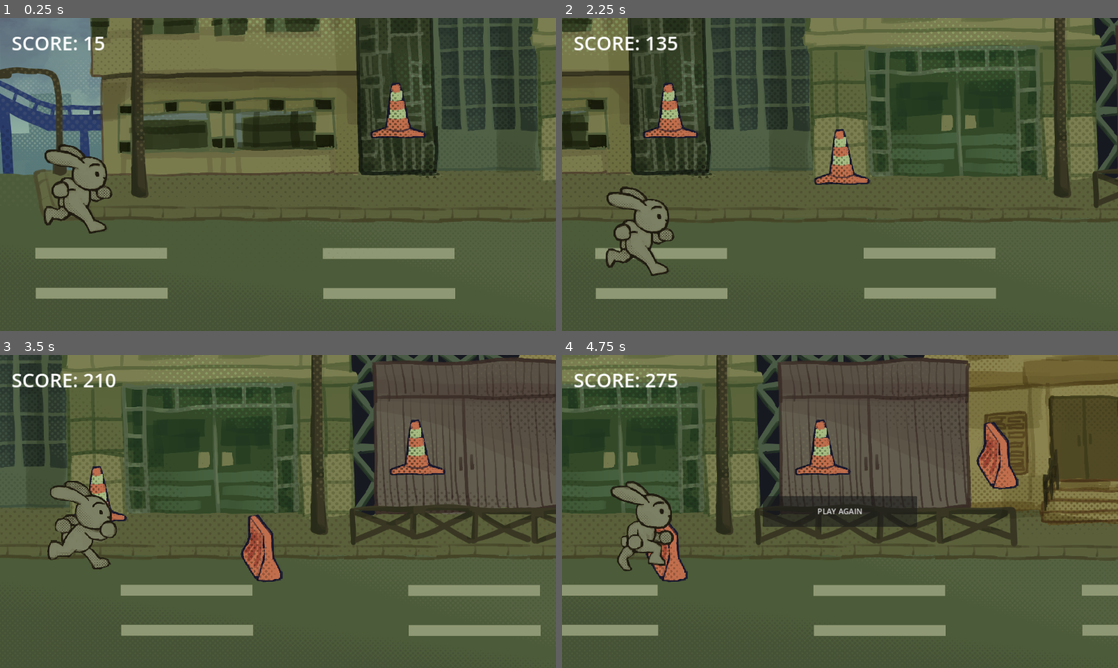
Above: before the commit, frames 1-4 (two rows, left to right).
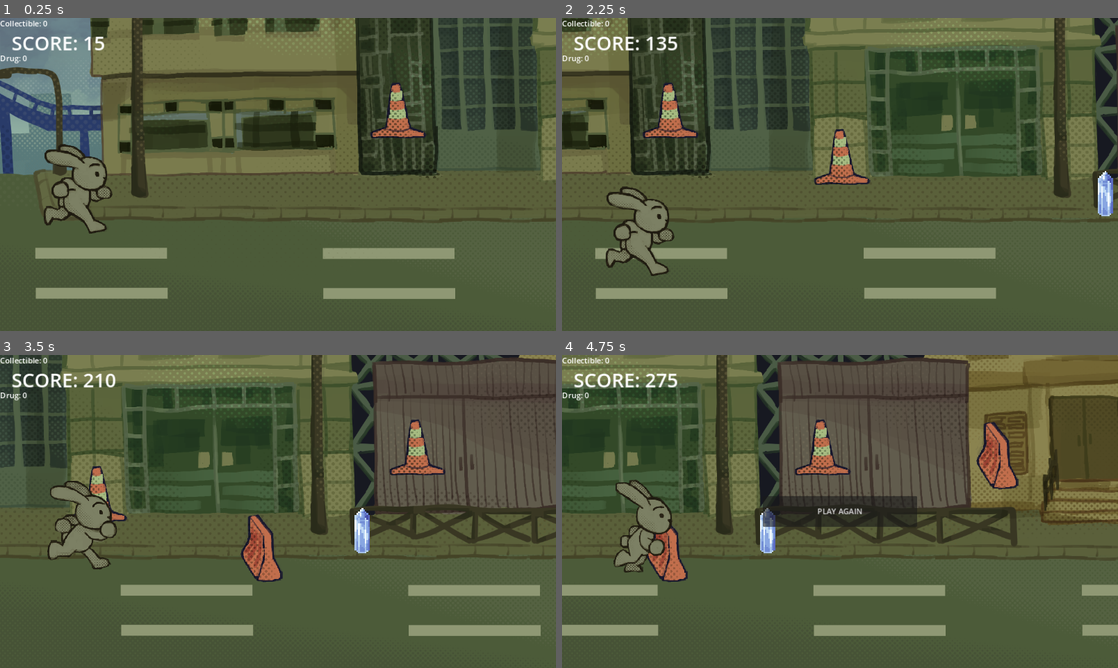
Above: after the commit, the same moments.

Repository: V-Kleio/Breaking-Bunny
Game: Godot game, scene res://scenes/main_game.tscn
Two runs of this game, one before a commit and one after it. Both use one fixed random seed, a clock stepped at 60 frames per second and the inputs below.
Inputs:
- Up to frame 1 (0.25 s): no input
- Up to frame 2 (2.25 s): hold W (up) 0.53-2.03 s; hold S (down) from 2.03 s (still down); tap W (up) at 2.1 s
- Up to frame 3 (3.5 s): keep holding S (down); tap W (up) at 2.85, 3.02, 3.32 s
- Up to frame 4 (4.75 s): tap W (up) at 3.6, 3.77, 4.07 s; release S (down) at 4.28 s; hold W (up) from 4.28 s (still down)

The runs differ from the first frame. In frame 1, 0.1% of the frame differs, in the area x 0-9%, y 0-15%; in frame 2, 0.5%; in frame 3, 0.5%; in frame 4, 1.7%, in the area x 0-39%, y 0-70%.

Commit message:
Added collectible and power up

Diff:
--- /dev/null
+++ b/BreakingBunny/prefabs/bunny_drugs.tscn
@@ -0,0 +1,20 @@
+[gd_scene load_steps=3 format=3 uid="uid://5ktt6dn5vga5"]
+
+[ext_resource type="Texture2D" uid="uid://wajy0tcvtpve" path="res://textures/drug.png" id="1_68iv8"]
+
+[sub_resource type="RectangleShape2D" id="RectangleShape2D_xqygx"]
+size = Vector2(80, 64)
+
+[node name="bunnyDrugs" type="Area2D"]
+collision_layer = 0
+collision_mask = 3
+
+[node name="Sprite2D" type="Sprite2D" parent="."]
+texture_filter = 1
+position = Vector2(0, 16)
+scale = Vector2(3.5, 3.5)
+texture = ExtResource("1_68iv8")
+
+[node name="CollisionShape2D" type="CollisionShape2D" parent="."]
+position = Vector2(0, 16)
+shape = SubResource("RectangleShape2D_xqygx")
--- a/BreakingBunny/prefabs/bunny_man.tscn
+++ b/BreakingBunny/prefabs/bunny_man.tscn
@@ -35,6 +35,38 @@
 atlas = ExtResource("2_yccen")
 region = Rect2(2233, 0, 319, 400)
 
+[sub_resource type="AtlasTexture" id="AtlasTexture_rwk0g"]
+atlas = ExtResource("2_yccen")
+region = Rect2(0, 800, 319, 400)
+
+[sub_resource type="AtlasTexture" id="AtlasTexture_d4ple"]
+atlas = ExtResource("2_yccen")
+region = Rect2(319, 800, 319, 400)
+
+[sub_resource type="AtlasTexture" id="AtlasTexture_gb7at"]
+atlas = ExtResource("2_yccen")
+region = Rect2(638, 800, 319, 400)
+
+[sub_resource type="AtlasTexture" id="AtlasTexture_gsgdi"]
+atlas = ExtResource("2_yccen")
+region = Rect2(957, 800, 319, 400)
+
+[sub_resource type="AtlasTexture" id="AtlasTexture_vu1ql"]
+atlas = ExtResource("2_yccen")
+region = Rect2(1276, 800, 319, 400)
+
+[sub_resource type="AtlasTexture" id="AtlasTexture_6sqg5"]
+atlas = ExtResource("2_yccen")
+region = Rect2(1595, 800, 319, 400)
+
+[sub_resource type="AtlasTexture" id="AtlasTexture_45id0"]
+atlas = ExtResource("2_yccen")
+region = Rect2(1914, 800, 319, 400)
+
+[sub_resource type="AtlasTexture" id="AtlasTexture_iu2a5"]
+atlas = ExtResource("2_yccen")
+region = Rect2(2233, 800, 319, 400)
+
 [sub_resource type="SpriteFrames" id="SpriteFrames_y5oq2"]
 animations = [{
 "frames": [{
@@ -65,13 +97,41 @@
 "loop": true,
 "name": &"default",
 "speed": 16.0
+}, {
+"frames": [{
+"duration": 1.0,
+"texture": SubResource("AtlasTexture_rwk0g")
+}, {
+"duration": 1.0,
+"texture": SubResource("AtlasTexture_d4ple")
+}, {
+"duration": 1.0,
+"texture": SubResource("AtlasTexture_gb7at")
+}, {
+"duration": 1.0,
+"texture": SubResource("AtlasTexture_gsgdi")
+}, {
+"duration": 1.0,
+"texture": SubResource("AtlasTexture_vu1ql")
+}, {
+"duration": 1.0,
+"texture": SubResource("AtlasTexture_6sqg5")
+}, {
+"duration": 1.0,
+"texture": SubResource("AtlasTexture_45id0")
+}, {
+"duration": 1.0,
+"texture": SubResource("AtlasTexture_iu2a5")
+}],
+"loop": true,
+"name": &"drugPower",
+"speed": 16.0
 }]
 
 [sub_resource type="RectangleShape2D" id="RectangleShape2D_ofvxo"]
 size = Vector2(44, 48.75)
 
 [node name="CharacterBody2D" type="CharacterBody2D"]
-collision_layer = 0
 collision_mask = 2
 script = ExtResource("1_abfkc")
 
@@ -81,7 +141,7 @@
 scale = Vector2(0.8, 0.8)
 sprite_frames = SubResource("SpriteFrames_y5oq2")
 autoplay = "default"
-frame_progress = 0.932173
+frame_progress = 0.264717
 
 [node name="CollisionShape2D" type="CollisionShape2D" parent="."]
 position = Vector2(2, 31.375)
--- /dev/null
+++ b/BreakingBunny/prefabs/collectible.tscn
@@ -0,0 +1,19 @@
+[gd_scene load_steps=3 format=3 uid="uid://csica2fo8y1dg"]
+
+[ext_resource type="Texture2D" uid="uid://bg8kep6tkon3a" path="res://textures/magic_crystal.png" id="1_sj2p6"]
+
+[sub_resource type="RectangleShape2D" id="RectangleShape2D_meva4"]
+size = Vector2(103, 43)
+
+[node name="Collectible" type="Area2D"]
+collision_mask = 3
+
+[node name="Sprite2D" type="Sprite2D" parent="."]
+texture_filter = 1
+position = Vector2(-1, 0)
+scale = Vector2(3.5, 3.5)
+texture = ExtResource("1_sj2p6")
+
+[node name="CollisionShape2D" type="CollisionShape2D" parent="."]
+position = Vector2(0.5, 33.5)
+shape = SubResource("RectangleShape2D_meva4")
--- a/BreakingBunny/prefabs/obstacle1.tscn
+++ b/BreakingBunny/prefabs/obstacle1.tscn
@@ -9,9 +9,9 @@
 position = Vector2(0, -1)
 scale = Vector2(3, 3)
 collision_layer = 0
-collision_mask = 7
 
 [node name="Sprite2D" type="Sprite2D" parent="."]
+z_index = 1
 texture_filter = 1
 position = Vector2(0.666667, 0.666668)
 scale = Vector2(0.3, 0.3)
--- a/BreakingBunny/prefabs/obstacle2.tscn
+++ b/BreakingBunny/prefabs/obstacle2.tscn
@@ -8,9 +8,9 @@
 [node name="Area2D" type="Area2D"]
 scale = Vector2(2, 2)
 collision_layer = 0
-collision_mask = 7
 
 [node name="Sprite2D" type="Sprite2D" parent="."]
+z_index = 1
 texture_filter = 1
 position = Vector2(0.5, 24.5)
 scale = Vector2(0.5, 0.5)
--- a/BreakingBunny/scenes/main_game.tscn
+++ b/BreakingBunny/scenes/main_game.tscn
@@ -9,9 +9,8 @@
 script = ExtResource("1_1cdad")
 
 [node name="Bunny" parent="." instance=ExtResource("3_56bpl")]
-z_index = 1
+z_index = 2
 position = Vector2(160, 456)
-collision_layer = 7
 collision_mask = 1
 
 [node name="ParallaxBackground" parent="." instance=ExtResource("4_6js0r")]
@@ -28,6 +27,15 @@
 offset_bottom = 79.0
 theme_override_font_sizes/font_size = 40
 text = "SCORE: 0"
+
+[node name="Collectible" type="Label" parent="HUD"]
+offset_right = 40.0
+offset_bottom = 23.0
+
+[node name="drug" type="Label" parent="HUD"]
+offset_top = 72.0
+offset_right = 128.0
+offset_bottom = 95.0
 
 [node name="GameOver" type="CanvasLayer" parent="."]
 process_mode = 2
@@ -46,6 +54,11 @@
 grow_vertical = 2
 text = "PLAY AGAIN"
 
+[node name="Timer" type="Timer" parent="."]
+process_callback = 0
+wait_time = 5.0
+one_shot = true
+
 [node name="Lane3" parent="." instance=ExtResource("4_onicj")]
 collision_layer = 4
 
--- a/BreakingBunny/scripts/main_game.gd
+++ b/BreakingBunny/scripts/main_game.gd
@@ -1,28 +1,49 @@
 extends Node
 
-
+# Starting position of the bunny
 const CHAR_START_POS := Vector2i(160, 376)
 const CAM_START_POS := Vector2i(576, 324)
 
+# The speed value of the bunny
 var speed: float
-const INITIAL_SPEED: float = 5.0
-const MAX_SPEED: int = 15
-const SPEED_MODIFIER: int = 5000
-
+const INITIAL_SPEED: float = 5.0 # Initial speed at the start of the game
+const MAX_SPEED: int = 15 # Max speed the bunny will run
+const SPEED_MODIFIER: int = 5000 # The rate of increase of speed depending on score
+var enhanceSpeed: int = 0 # speed for power up
+
+# screen size value for placement
 var screenSize: Vector2i
 var laneHeight: int
 
+# The score and also the position on x coordinate
 var score: int
 const SCORE_MODIFIER: int = 5
 
+# Obstacles variables
 var obstacle1 = preload("res://prefabs/obstacle1.tscn")
 var obstacle2 = preload("res://prefabs/obstacle2.tscn")
 var obstacleTypes := [obstacle1, obstacle2]
 var obstacles: Array
 var lastObstacle
+
+# Collectible variables
+var collectible1 = preload("res://prefabs/collectible.tscn")
+var collectibles: Array
+var lastCollectible
+var collectibleCounter: int = 0
+
+# powerup variables
+# Bunny drug
+var bunnyDrug = preload("res://prefabs/bunny_drugs.tscn")
+var bunnyDrugs: Array
+var lastDrug
+var drugCounter: int = 0
+
+# Some value for the placement of the object
 const Y_OFFSET: int = 64
 const CLUSTER_DISTANCE: int = 75
 
+# Value for increase obstacle spawn
 var difficulty: int
 const DIFFICULTY_MODIFIER: int = 10000
 const MAX_DIFFICULTY: int = 4
@@ -37,20 +58,22 @@
 
 # Called every frame. 'delta' is the elapsed time since the previous frame.
 func _process(delta):
-	speed = INITIAL_SPEED + (score / SPEED_MODIFIER)
+	speed = INITIAL_SPEED + (score / SPEED_MODIFIER) + enhanceSpeed
 	if speed > MAX_SPEED:
-		speed = MAX_SPEED
+		speed = MAX_SPEED + enhanceSpeed
 	difficulty = score / DIFFICULTY_MODIFIER
 	if difficulty > MAX_DIFFICULTY:
 		difficulty = MAX_DIFFICULTY
 
 	_generate_obstacle()
+	_generate_collectible()
+	_generate_drugs()
 
 	$Bunny.position.x += speed
 	$Camera2D.position.x += speed
 
 	score += speed
-	_show_score()
+	_show_stat()
 
 	if ($Camera2D.position.x - $Lane1.position.x) > screenSize.x * 1.5:
 		$Lane1.position.x += screenSize.x
@@ -62,6 +85,16 @@
 			obstacle.queue_free()
 			obstacles.erase(obstacle)
 
+	for collectible in collectibles:
+		if collectible.position.x < ($Camera2D.position.x - screenSize.x):
+			collectible.queue_free()
+			collectibles.erase(collectible)
+
+	for drug in bunnyDrugs:
+		if drug.position.x < ($Camera2D.position.x - screenSize.x):
+			drug.queue_free()
+			bunnyDrugs.erase(drug)
+
 func _start_game():
 	score = 0
 	get_tree().paused = false
@@ -69,6 +102,14 @@
 	for obstacle in obstacles:
 		obstacle.queue_free()
 	obstacles.clear()
+
+	for collectible in collectibles:
+		collectible.queue_free()
+	collectibles.clear()
+
+	for drug in bunnyDrugs:
+		drug.queue_free()
+	bunnyDrugs.clear()
 
 	$Bunny.position = CHAR_START_POS
 	$Bunny.velocity = Vector2i(0, 0)
@@ -78,8 +119,10 @@
 	$Lane3.position = Vector2i(0, 0)
 	$GameOver.hide()
 
-func _show_score():
+func _show_stat():
 	$HUD.get_node("Score").text = "SCORE: " + str(score / SCORE_MODIFIER)
+	$HUD.get_node("Collectible").text = "Collectible: " + str(collectibleCounter)
+	$HUD.get_node("drug").text = "Drug: " + str(drugCounter)
 
 func _generate_obstacle():
 	if obstacles.is_empty() or lastObstacle.position.x < score + randi_range(400, 600):
@@ -105,6 +148,62 @@
 	if body.name == "Bunny":
 		_game_over()
 
+
+func _generate_collectible():
+	if collectibles.is_empty():
+		var collectible = collectible1.instantiate()
+		var collectibleHeight = collectible.get_node("Sprite2D").texture.get_height()
+		var collectibleScale = collectible.get_node("Sprite2D").scale
+		var collectibleXPos = screenSize.x + score + 1000
+		var collectibleYPos = screenSize.y - (laneHeight * randi_range(1, 3) - Y_OFFSET)  - (collectibleHeight * collectibleScale.y / 2)
+		lastCollectible = collectible
+		_create_collectible(collectible, collectibleXPos, collectibleYPos)
+
+func _create_collectible(collectible, collectibleX, collectibleY):
+	collectible.position = Vector2i(collectibleX, collectibleY)
+	collectible.body_entered.connect(_collect_collectible)
+	add_child(collectible)
+	collectibles.append(collectible)
+
+func _collect_collectible(body):
+	if body.name == "Bunny":
+		collectibleCounter += 1
+		for collectible in collectibles:
+			collectible.visible = false
+
+func _generate_drugs():
+	if bunnyDrugs.is_empty():
+		var drug = bunnyDrug.instantiate()
+		var drugHeight = drug.get_node("Sprite2D").texture.get_height()
+		var drugScale = drug.get_node("Sprite2D").scale
+		var drugXPos = screenSize.x + score + randi_range(20000, 30000)
+		var drugYPos = screenSize.y - (laneHeight * randi_range(1, 3) - Y_OFFSET)  - (drugHeight * drugScale.y / 2)
+		lastDrug = drug
+		_create_drug(drug, drugXPos, drugYPos)
+
+func _create_drug(drug, drugX, drugY):
+	drug.position = Vector2i(drugX, drugY)
+	drug.body_entered.connect(_enable_drug)
+	add_child(drug)
+	bunnyDrugs.append(drug)
+
+func _enable_drug(body):
+	if body.name == "Bunny":
+		drugCounter += 1
+		for drug in bunnyDrugs:
+			drug.visible = false
+		$Bunny.collision_layer = 2
+		$Bunny.get_node("Sprite2D").animation = "drugPower"
+		enhanceSpeed = 15
+		$Timer.start()
+		$Timer.timeout.connect(_drug_end)
+
+func _drug_end():
+	$Bunny.get_node("Sprite2D").animation = "default"
+	enhanceSpeed = 0
+	await get_tree().create_timer(1).timeout
+	$Bunny.collision_layer = 1
+
 func _game_over():
 	get_tree().paused = true
 	$GameOver.show()
Not shown: 1 places in BreakingBunny/prefabs/bunny_man.tscn that only renumber resources
Binary file added: BreakingBunny/textures/Collected.png
Not shown, added: BreakingBunny/textures/Collected.png.import
Binary file added: BreakingBunny/textures/drug.png
Not shown, added: BreakingBunny/textures/drug.png.import
Binary file added: BreakingBunny/textures/magic_crystal.png
Not shown, added: BreakingBunny/textures/magic_crystal.png.import
